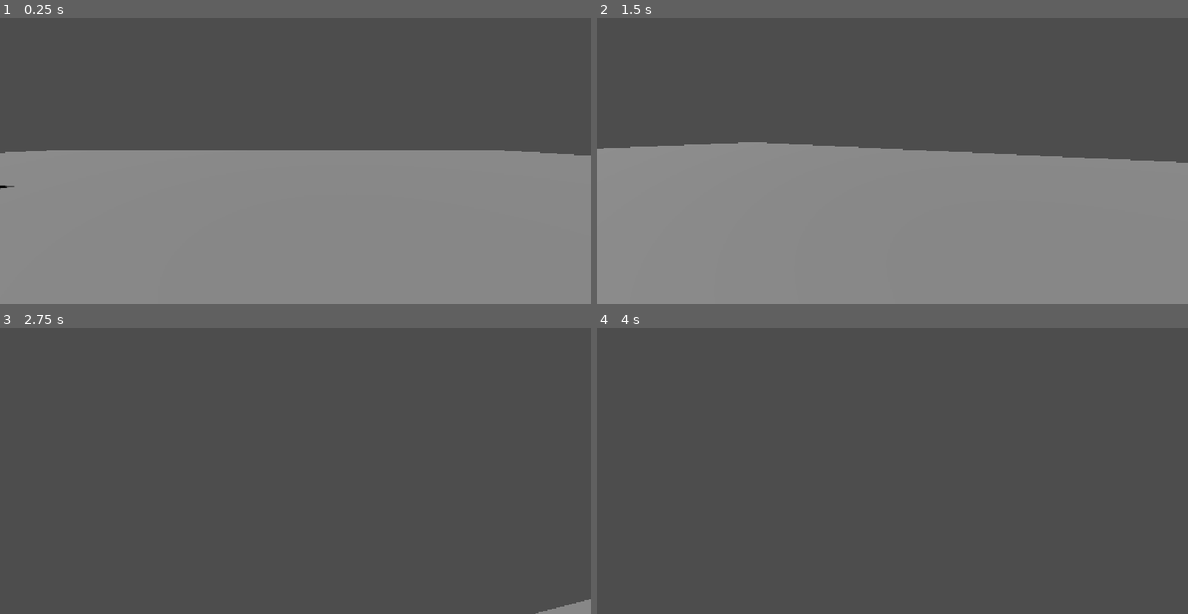
Above: before the commit, frames 1-4 (two rows, left to right).
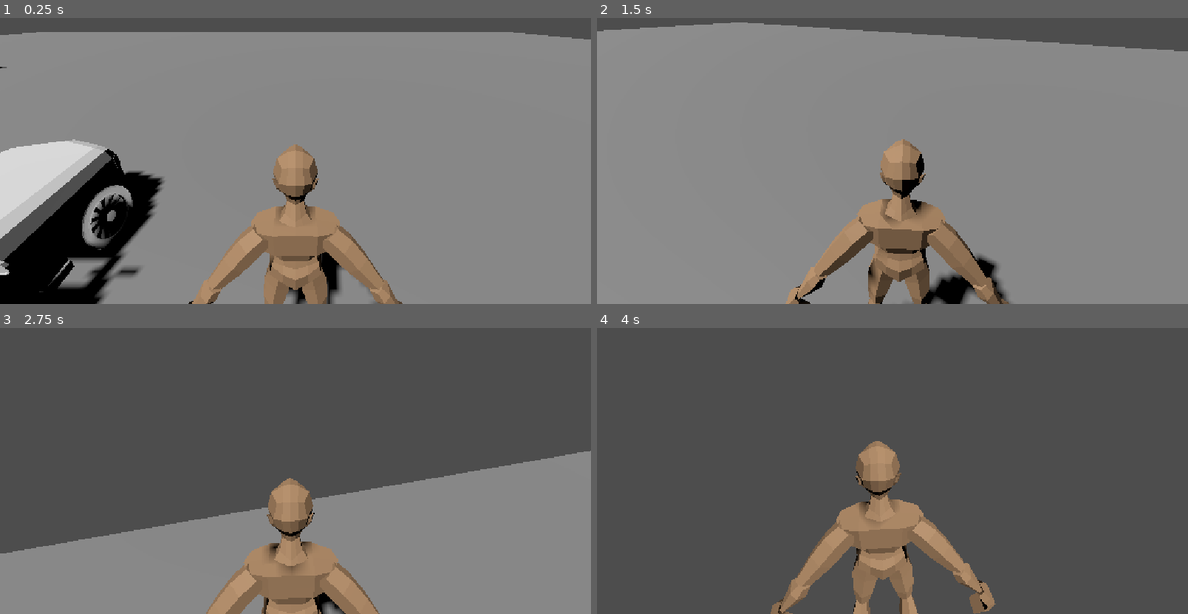
Above: after the commit, the same moments.

Repository: HoangM-Huy/Driving_Game_Project
Game: Godot game, scene res://main.tscn
The game is run twice, just before and just after one commit, with the same random seed, the same clock (stepped at 60 frames per second) and the same inputs.
Inputs (mouse positions are in pixels of both pictures, inside the frame that each line leads up to):
- Up to frame 1 (0.25 s): no input
- Up to frame 2 (1.5 s): move the mouse to (922, 135) at 0.52 s; hold W (move_forward) from 0.53 s (still down); tap Alt (Lock_Mouse) at 0.6, 1.35 s; tap Space (jump) at 0.77 s; move the mouse to (862, 138) at 1.27 s
- Up to frame 3 (2.75 s): keep holding W (move_forward); tap Space (jump) at 1.52 s; move the mouse to (307, 442) at 2.02 s; tap Alt (Lock_Mouse) at 2.1 s
- Up to frame 4 (4 s): keep holding W (move_forward); move the mouse to (886, 453) at 2.77 s; tap Alt (Lock_Mouse) at 2.85, 3.6 s; tap Space (jump) at 3.02, 3.77 s; move the mouse to (933, 450) at 3.52 s

The runs differ from the first frame. In frame 1, 60% of the frame differs, in the area x 0-100%, y 4-100%; in frame 2, 49%; in frame 3, 39%; in frame 4, 7.5%.

Commit message:
Haven't fixed shit

Diff:
--- a/driving-game/Player1.gd
+++ b/driving-game/Player1.gd
@@ -24,7 +24,6 @@
 		velocity.x = move_toward(velocity.x, 0, speed)
 		velocity.z = move_toward(velocity.z, 0, speed)
 
-
 	# Vertical Velocity
 	if not is_on_floor(): # If in the air, fall towards the floor. Literally gravity
 		velocity.y = velocity.y - (fall_acceleration * delta)
@@ -38,7 +37,6 @@
 			Input.set_mouse_mode(Input.MOUSE_MODE_CAPTURED)
 		else:
 			Input.set_mouse_mode(Input.MOUSE_MODE_VISIBLE)
-
 	_rotate_camera(delta)
 	move_and_slide()
 
@@ -48,6 +46,6 @@
 func _rotate_camera(delta: float, sens_mod: float = 1.0):
 	var input = Input.get_vector("ui_left", "ui_right", "ui_down", "ui_up")
 	look_dir += input
-	rotation.y -= look_dir.x * camera_sens * delta
+	rotation.y -= look_dir.x * camera_sens * sens_mod * delta
 	camera.rotation.x = clamp(camera.rotation.x - look_dir.y * camera_sens * sens_mod * delta, -1.5, 1.5)
 	look_dir = Vector2.ZERO
--- a/driving-game/Player1.tscn
+++ b/driving-game/Player1.tscn
@@ -403,6 +403,6 @@
 }
 
 [node name="Player_camera" type="Camera3D" parent="Pivot" unique_id=1710473718]
-transform = Transform3D(2, 0, 0, 0, 1, 0, 0, 0, 1, 0, 1.5, -0.2)
+transform = Transform3D(1, 0, 0, 0, 0.8660254, 0.5, 0, -0.5, 0.8660254, 0, 2, 0.6)
 current = true
 script = SubResource("GDScript_nkmm1")
--- a/driving-game/house1.tscn
+++ b/driving-game/house1.tscn
@@ -250,6 +250,7 @@
 [node name="CollisionShape3D" type="CollisionShape3D" parent="Garage Zone" unique_id=1865292131]
 transform = Transform3D(3.05, 0, 0, 0, 2.0700002, 0, 0, 0, 4.3605, 0, 0.5, -0.6999998)
 shape = SubResource("BoxShape3D_5tdpr")
+disabled = true
 debug_color = Color(0.70076007, 0.49219292, 0, 0.41960785)
 
 [connection signal="body_entered" from="Garage Zone" to="." method="_on_garage_zone_body_entered"]
--- a/driving-game/main.tscn
+++ b/driving-game/main.tscn
@@ -43,8 +43,8 @@
 [node name="Camera3D" type="Camera3D" parent="Camera_pivot" unique_id=526448121]
 transform = Transform3D(0.9998788, -0.012310875, -0.009534695, 0.015486529, 0.8500433, 0.52648515, 0.0016234111, -0.52656895, 0.8501309, -1.1399995, 8.15369, 10.7014065)
 
-[node name="House" parent="." unique_id=1324037848 instance=ExtResource("4_1bvp3")]
-transform = Transform3D(-1, 0, -8.742278e-08, 0, 1, 0, 8.742278e-08, 0, -1, -10, 0, 2)
-
 [node name="Player" parent="." unique_id=974651752 instance=ExtResource("1_glv2v")]
 transform = Transform3D(1, 0, 0, 0, 1, 0, 0, 0, 1, 2.6000001, -0.1, 0)
+
+[node name="House" parent="." unique_id=1324037848 instance=ExtResource("4_1bvp3")]
+transform = Transform3D(-1, 0, 8.742278e-08, 0, 1, 0, -8.742278e-08, 0, -1, -13.5, -0.1, 0)
